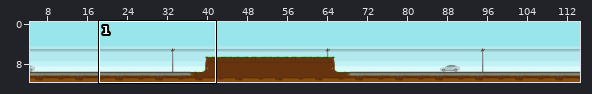
A Tiled map gets an edit: src/huge_objects.tmx. The picture above shows the old version from afar; the outline marks the close-up.
Close-up. As it was:
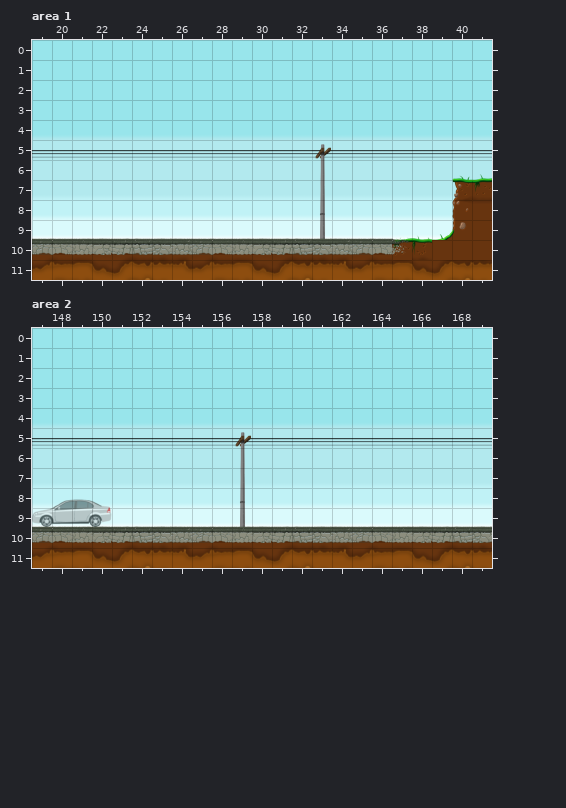
Cells are 64x64 px. Shown: area 1 x 19..41, y 0..11; area 2 x 147..169, y 0..11. Tiles whose own drawing changed are shown in their newer look in all pictures.
After the commit:
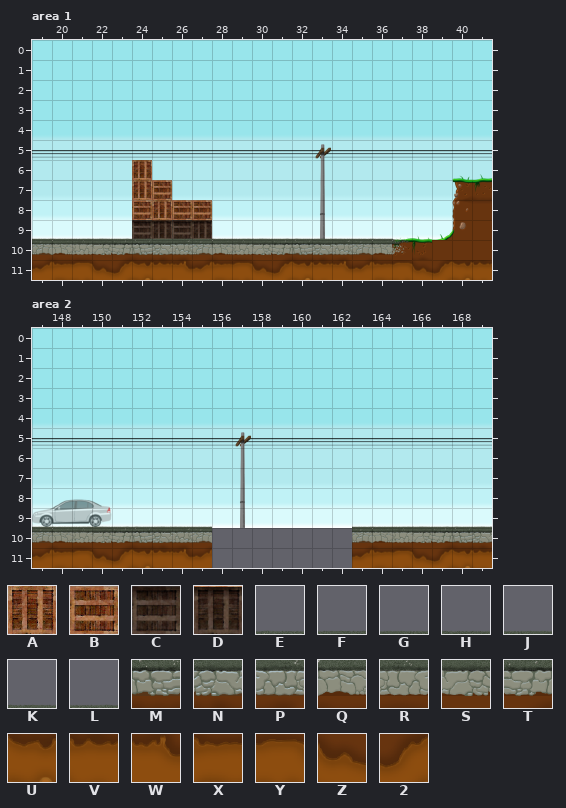
Key: from "crate": A 0, B 1, C 2, D 3; from "proto06": E 0, F 1, G 2, H 4, J 5, K 6, L 7, M 16, N 17, P 18, Q 20, R 21, S 22, T 23, U 32, V 33, W 34, X 36, Y 37, Z 38, 2 39.
_ is an empty cell.
Tiles replaced or removed in this view: 2, E, F, G, H, J, K, L, M, N, P, Q, R, S, T, U, V, W, X, Y, Z.
Tiles of an added or newly shown layer are drawn over the layers below it.
The exact change:
Changed rows in their new state; . is an unchanged cell.
Layer "obstacles" (added), area 1:
first column x 24:
 6 A...
 7 AB..
 8 BABB
 9 CDCD
Layer "chao", area 2:
first column x 156:
 9 _______
10 _______
11 _______
Changed places in both close-ups, as pixel boxes (x1, y1, x2, y2):
added: (132, 160, 212, 239)
removed: (212, 526, 352, 568)
